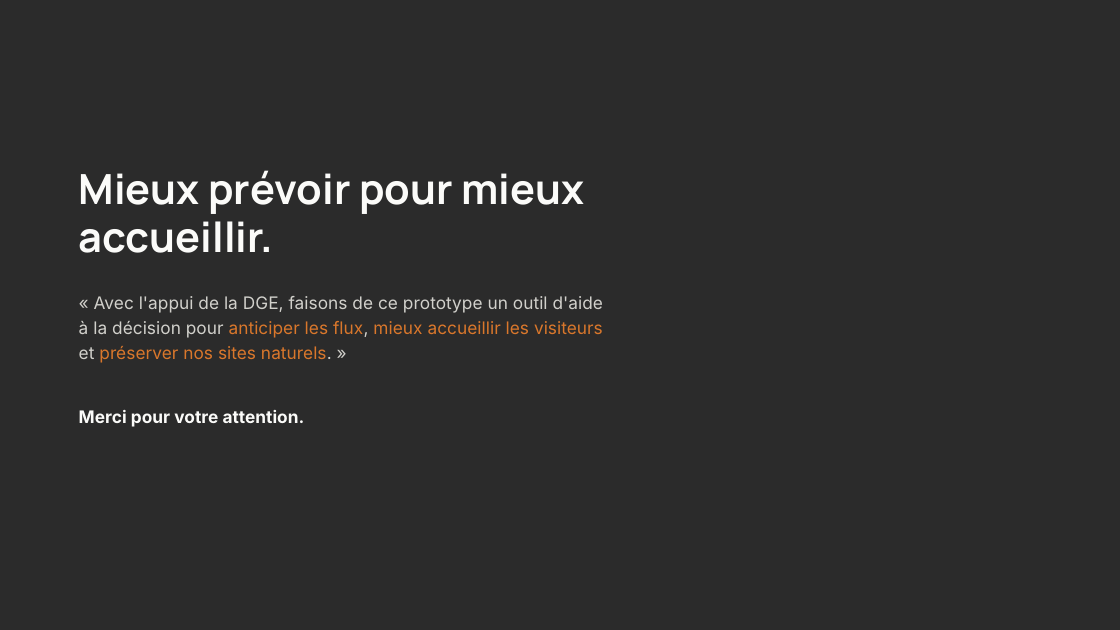
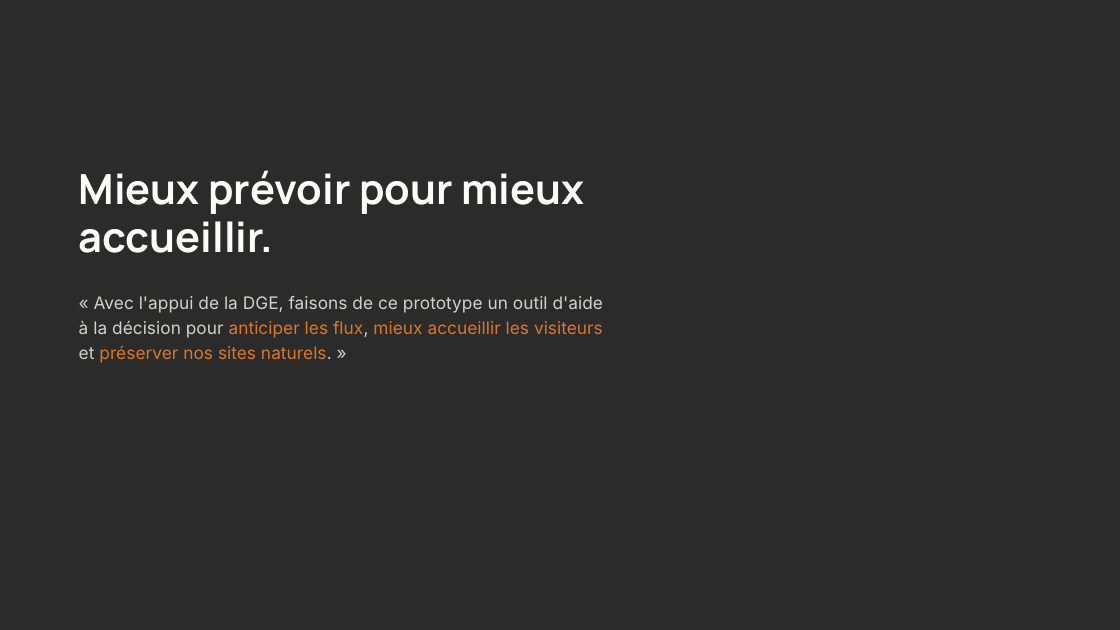
Before and after one commit to Claken/HACKATHON-DGE, a slide deck: slide 10 of Flux touristiques — Anticiper pour mieux préserver.pptx. Drawn at 1120x630 pixels with LibreOffice and Linux fonts; fonts in the diff are those of the drawing; background and template pictures are left out; a plain dark background stands for a picture behind light text. Boxes give left, top, right and bottom in pixels: in the first picture for what was removed or moved away, otherwise in the second. Text is boxed around its words. In the diff, an @@ line names an element or a change of style, - is before the commit and + after.

```diff
--- a/Flux touristiques — Anticiper pour mieux préserver.pptx
+++ b/Flux touristiques — Anticiper pour mieux préserver.pptx
@@ text removed at <box>79,410,305,427</box> @@
-Merci pour votre attention.
```
Also in this commit, not shown: 1 slide added.
